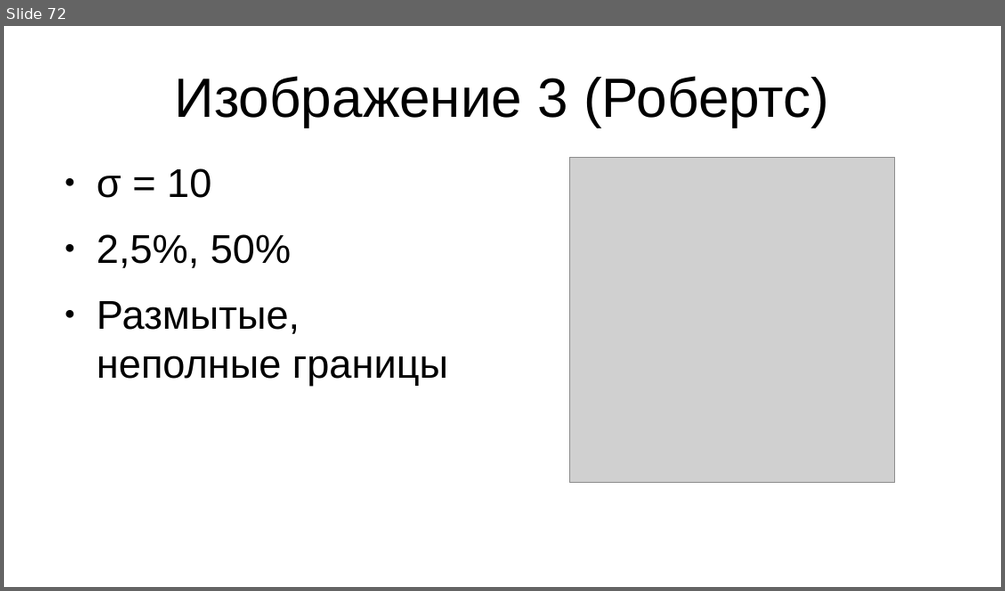
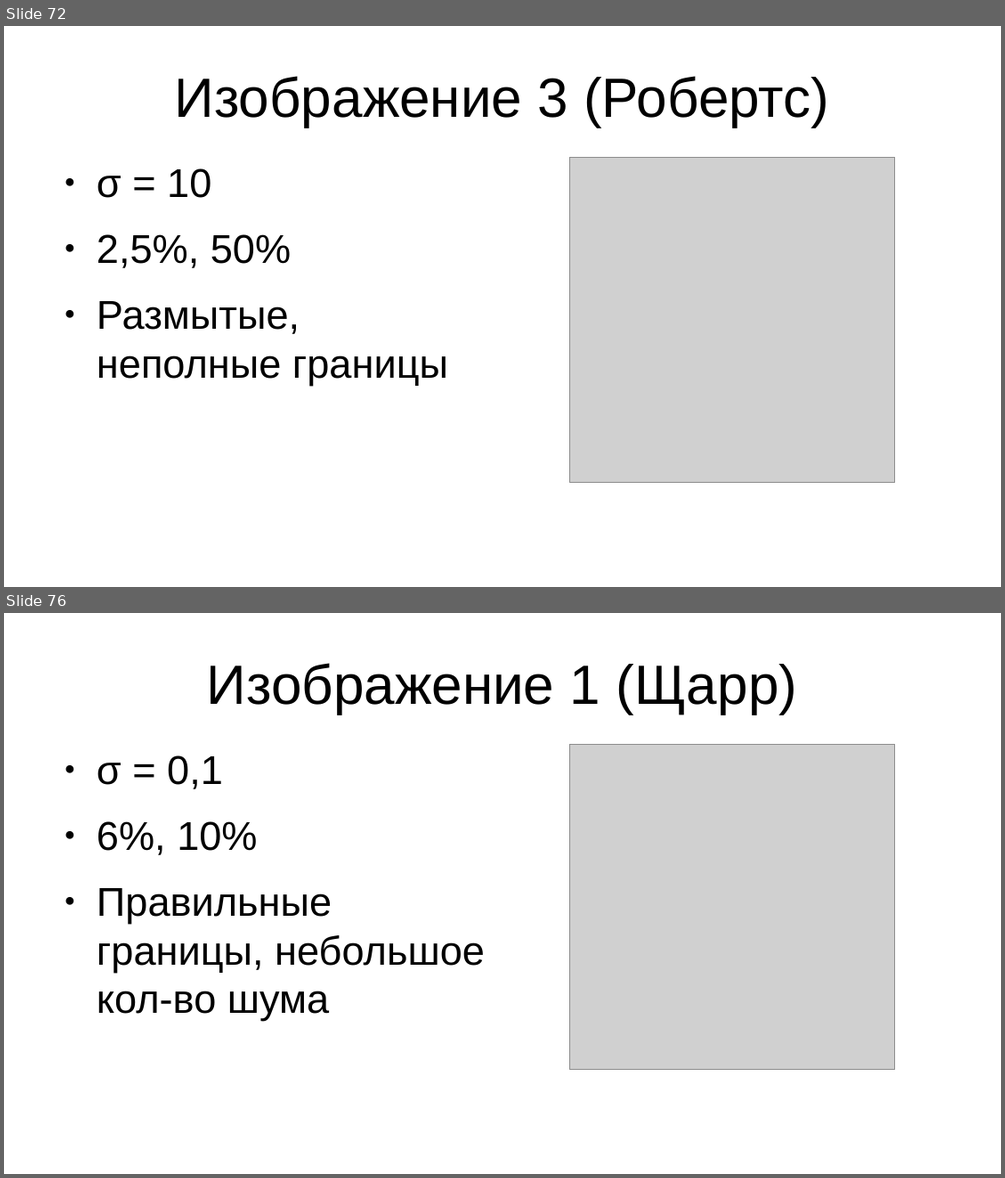
Before and after one commit to AlexeyVorobyev/media-moment-iz-second, a slide deck: report/pres.odp. Shown one above the other, each under a label of ours: slide 72 before the commit, slides 72 and 76 after it; the slides between them are not shown. The pictures are 1005x591 and 1005x1178 pixels, drawn with LibreOffice and Linux fonts; fonts in the diff are those of the drawing; grey boxes stand for pictures. Boxes give left, top, right and bottom in pixels: in the first picture for what was removed or moved away, otherwise in the second. Text is boxed around its words. In the diff, an @@ line names an element or a change of style, - is before the commit and + after.

```diff
--- a/report/pres.odp
+++ b/report/pres.odp
@@ slide 76 added at <box>4,613,1001,1174</box>, background #FFFFFF @@
@@ title added at <box>207,663,797,714</box>, 44 pt, text #000000 @@
+Изображение 1 (Щарр)
@@ picture added at <box>570,744,896,1070</box> @@
@@ text added at <box>97,755,485,1020</box>, 32 pt, text #000000 @@
+● σ = 0,1
+● 6%, 10%
+● Правильные границы, небольшое кол-во шума
```
Also in this commit, not shown: 3 slides changed, 36 other slides added.
